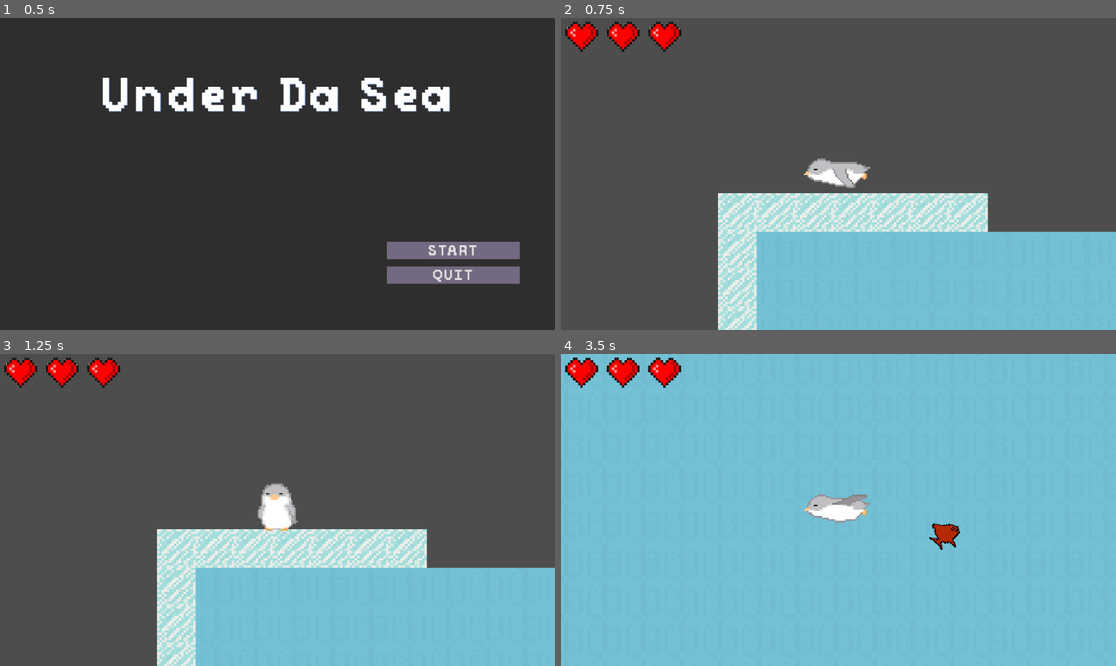
Above: before the commit, frames 1-4 (two rows, left to right).
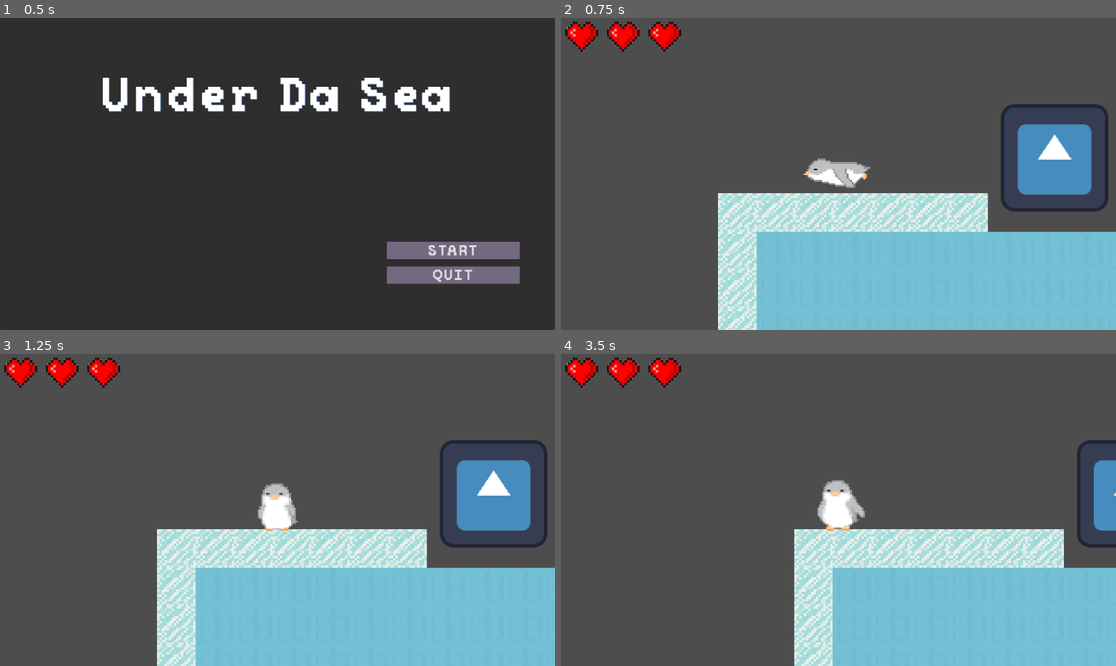
Above: after the commit, the same moments.

Repository: Jesuscanwalk/Under-da-sea
Game: Godot game, scene res://menus/main menu.tscn
Two runs of this game, one before a commit and one after it. Both use one fixed random seed, a clock stepped at 60 frames per second and the inputs below. The project has no main scene, so this scene is started directly. The engine's default icon, where the game draws it, is replaced by a stand-in: a white triangle on a blue panel in a dark square.
Inputs:
- Up to frame 1 (0.5 s): no input
- Up to frame 2 (0.75 s): click "START" at 0.5 s
- Up to frame 3 (1.25 s): no input
- Up to frame 4 (3.5 s): hold D (right) 1.28-2.78 s; tap Space (jump) at 1.52, 2.27 s; hold A (left) from 2.78 s (still down)

Frame 1 is identical in both runs. In frame 2, 3.8% of the frame differs, in the area x 79-99%, y 27-63%; in frame 3, 3.8%; in frame 4, 83%, in the area x 0-100%, y 0-100%.

Commit message:
Revert "area change"
This reverts commit 529d91ecb438e5de939546905257c903b97b3683.

Diff:
--- a/under-da-sea/test.tscn
+++ b/under-da-sea/test.tscn
@@ -27,7 +27,7 @@
 sources/0 = SubResource("TileSetAtlasSource_0rhee")
 
 [sub_resource type="RectangleShape2D" id="RectangleShape2D_8w2t7"]
-size = Vector2(2160, 1576)
+size = Vector2(2264, 1696)
 
 [node name="test" type="Node2D" node_paths=PackedStringArray("fishSpawnArea", "SpawnCollisionShape")]
 process_mode = 3
@@ -70,11 +70,11 @@
 collision_mask = 4
 
 [node name="FishSpawnShape" type="CollisionShape2D" parent="fishfolder/Area2D"]
-position = Vector2(8, 12)
+position = Vector2(-4, 0)
 shape = SubResource("RectangleShape2D_8w2t7")
 
 [node name="Mob" parent="." instance=ExtResource("7_bkfj6")]
-position = Vector2(392, 328)
+position = Vector2(274, 341)
 
 [connection signal="timeout" from="Timer" to="." method="_on_timer_timeout"]
 [connection signal="area_exited" from="fishfolder/Area2D" to="." method="_on_area_2d_area_exited"]
Not shown: 1 places in under-da-sea/test.tscn that only renumber resources
